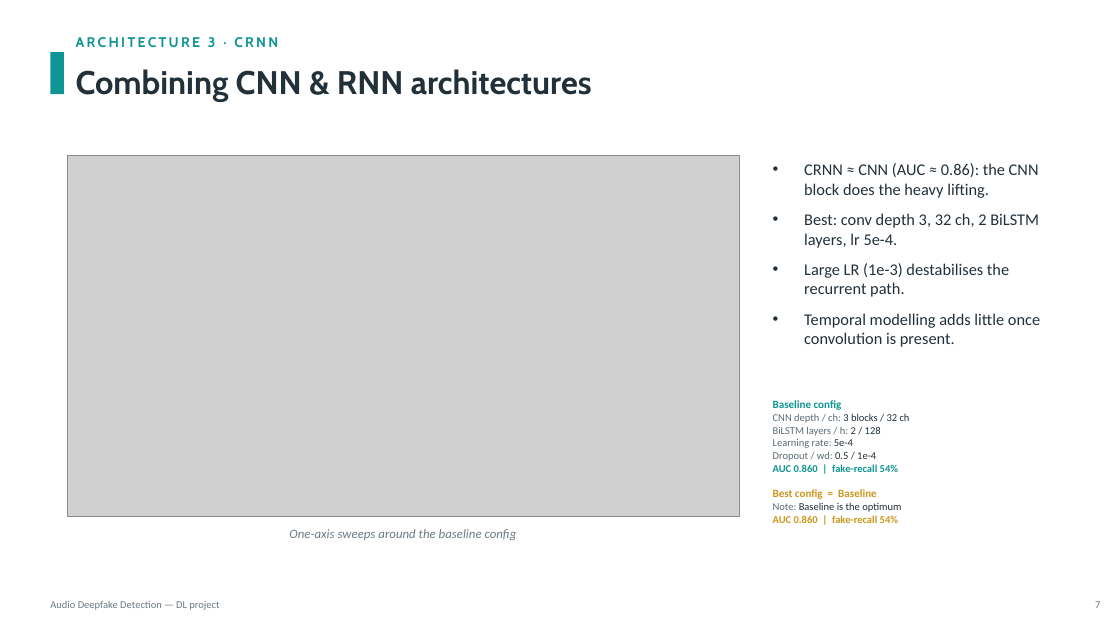
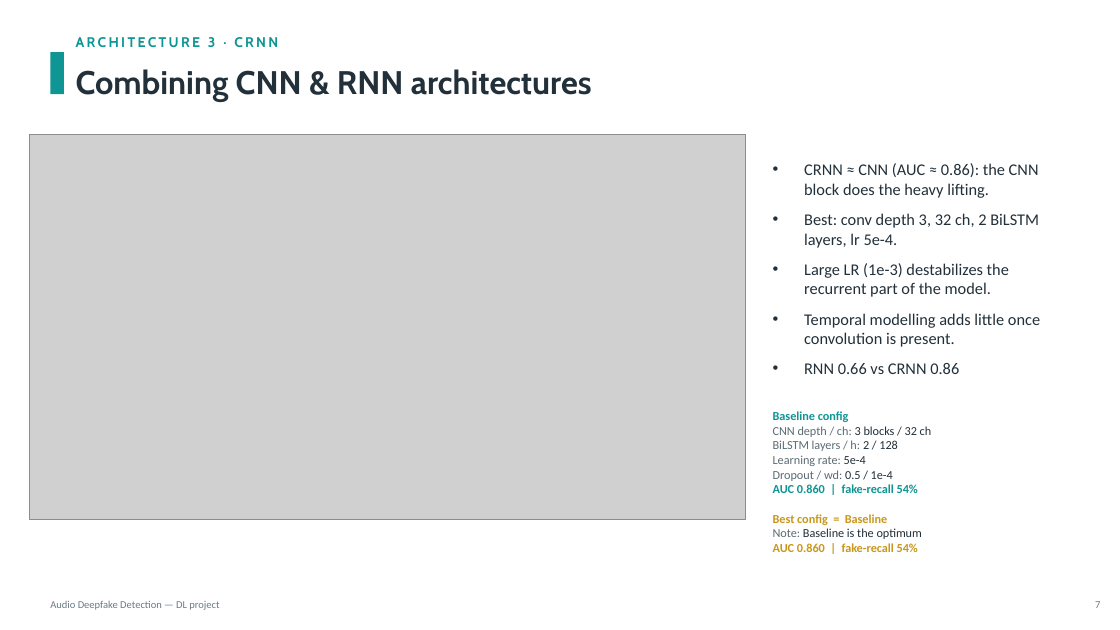
Before and after one commit to KonstaninosKaimakis/audio-deepfake-detection-DL, a slide deck: slide 8 of presentation.pptx (slide 7 before the commit). Drawn at 1120x630 pixels with LibreOffice and Linux fonts; fonts in the diff are those of the drawing; grey boxes stand for pictures. Boxes give left, top, right and bottom in pixels: in the first picture for what was removed or moved away, otherwise in the second. Text is boxed around its words. In the diff, an @@ line names an element or a change of style, - is before the commit and + after.

```diff
--- a/presentation.pptx
+++ b/presentation.pptx
@@ picture: place and size @@
-picture at (67,155,739,517)
+picture at (29,134,745,519)
@@ text at (804,263,1009,297): text changed @@
-• Large LR (1e-3) destabilises the recurrent path.
+• Large LR (1e-3) destabilizes the recurrent part of the model.
@@ text at (804,363,959,374): paragraph added @@
+• RNN 0.66 vs CRNN 0.86
@@ text at (773,411,932,552): size 9.5 to 10.5 pt in "Baseline config", "Best config = Baseline"; size 9 to 10.5 pt in "CNN depth / ch: 3 blocks / ...", "BiLSTM layers / h: 2 / 128", "Learning rate: 5e-4", "Dropout / wd: 0.5 / 1e-4" and 3 more places @@
@@ text removed at (289,529,517,540) @@
-One-axis sweeps around the baseline config
```
Also in this commit, not shown: 7 other slides changed.
